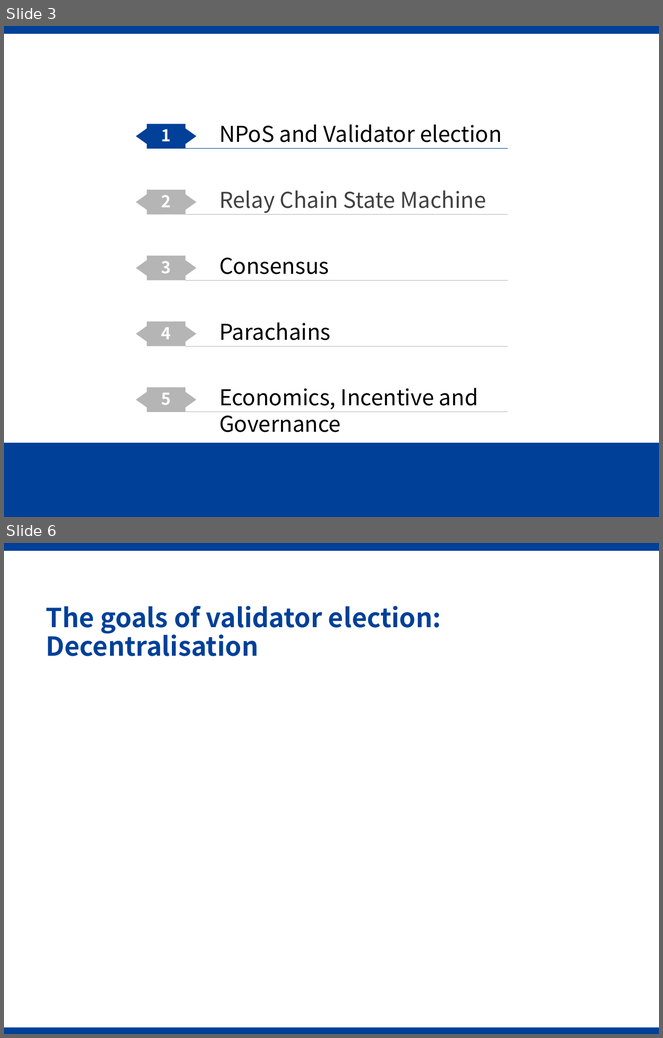
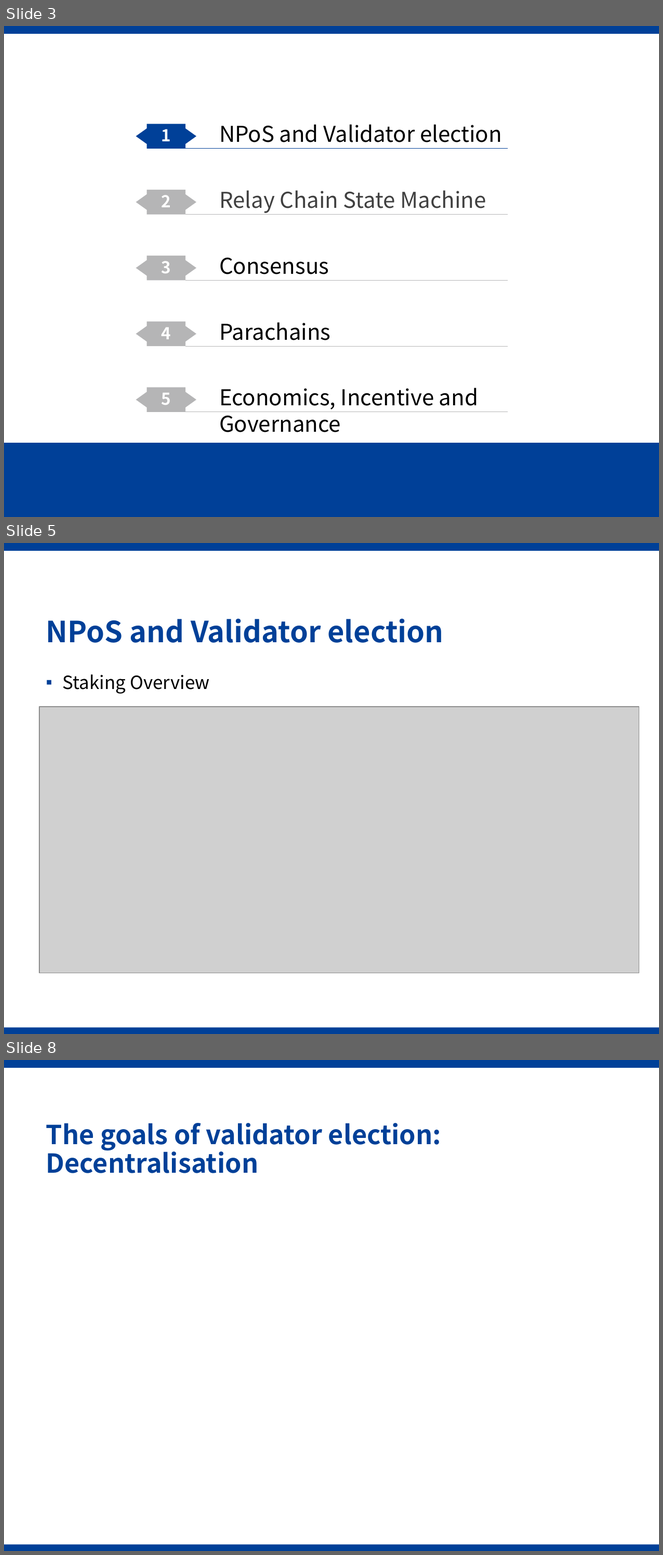
Before and after one commit to Voidkai/Polkadot, a slide deck: PPT/Polkadot-PPT.pptx. Shown one above the other, each under a label of ours: slides 3 and 6 before the commit, slides 3, 5 and 8 after it; the slides between them are not shown. The pictures are 663x1038 and 663x1555 pixels, drawn with LibreOffice and Linux fonts; fonts in the diff are those of the drawing; grey boxes stand for pictures; background and template pictures are left out. Boxes give left, top, right and bottom in pixels: in the first picture for what was removed or moved away, otherwise in the second. Text is boxed around its words. In the diff, an @@ line names an element or a change of style, - is before the commit and + after.

```diff
--- a/PPT/Polkadot-PPT.pptx
+++ b/PPT/Polkadot-PPT.pptx
@@ slide 5 added at (4,543,659,1034), background #FFFFFF; not listed: 2 template elements that a slide beside it also shows @@
@@ title added at (46,618,443,643), 32 pt, text #004098, bold @@
+NPoS and Validator election
@@ text added at (62,675,210,694), 20 pt, text #000000 @@
+▪ Staking Overview
@@ picture added at (39,707,639,974) @@
@@ what was slide 6 is now slide 8 @@
```
Also in this commit, not shown: 2 slides changed, 3 other slides added, 1 other file.
